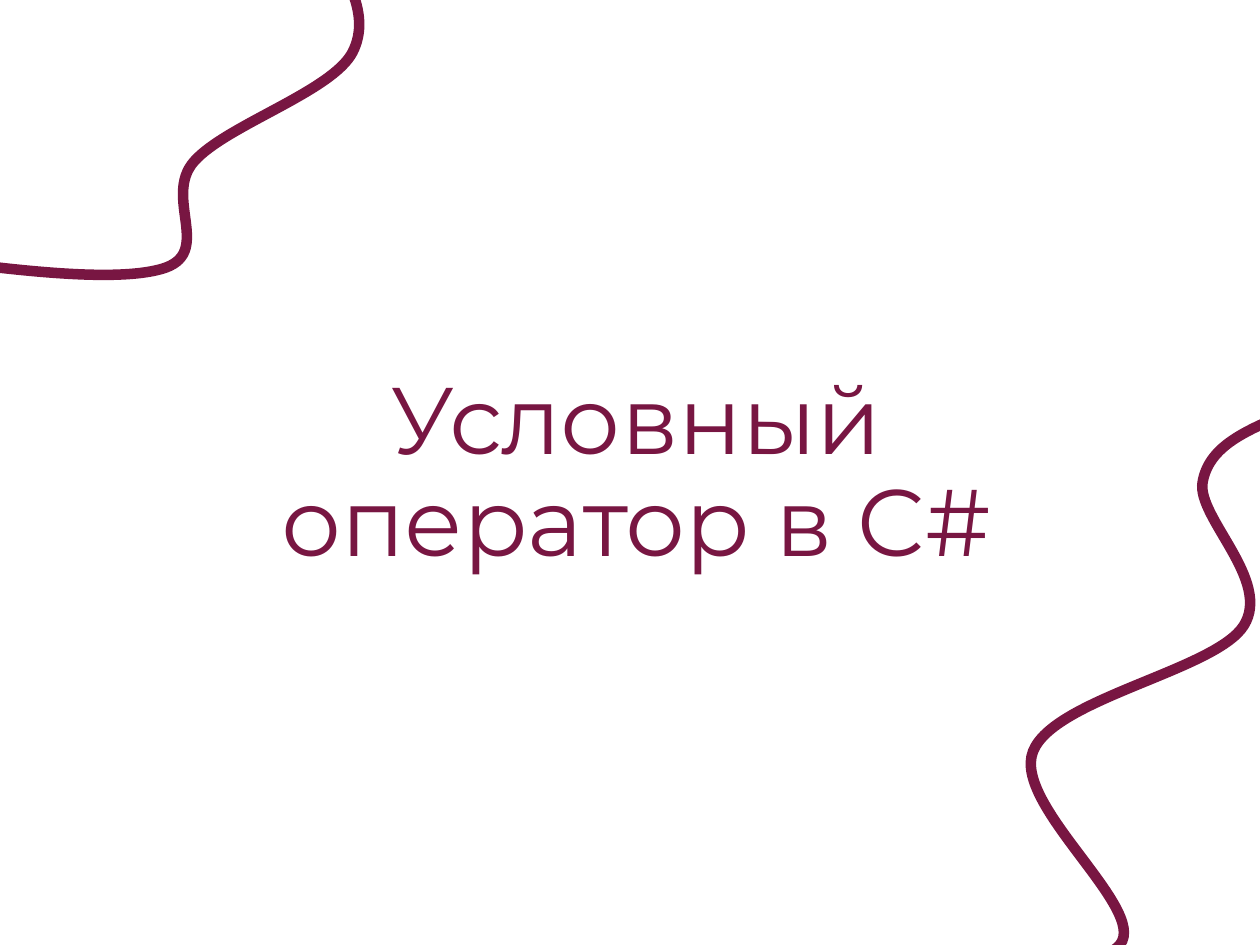
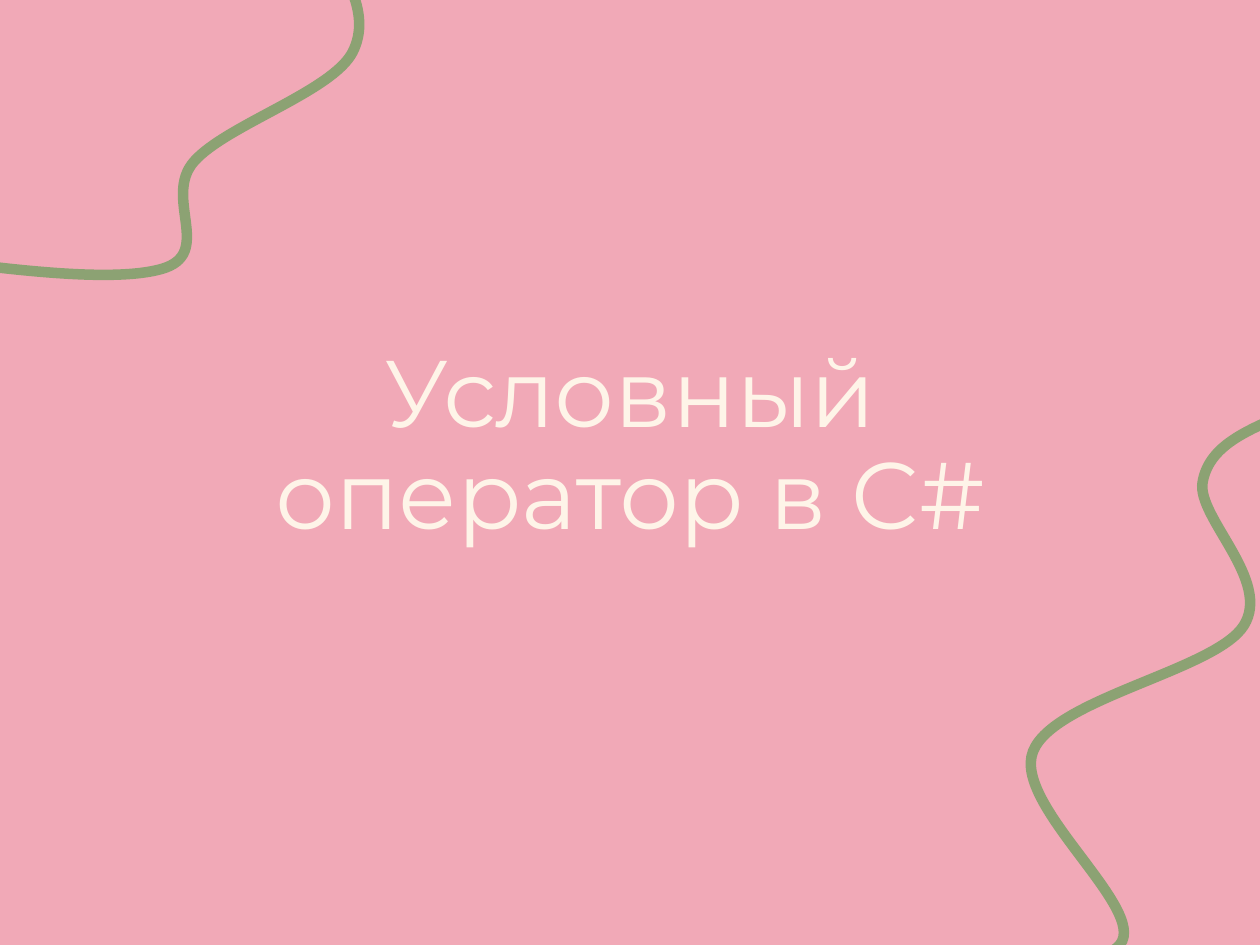
Before and after one commit to Svetlana184/SecondCourse, a slide deck: slide 2 of Презентация по программирвоанию _ Условный оператор в C#_.ppt (slide 1 before the commit). Drawn at 1260x945 pixels with LibreOffice and Linux fonts; fonts in the diff are those of the drawing. Boxes give left, top, right and bottom in pixels: in the first picture for what was removed or moved away, otherwise in the second. Text is boxed around its words. In the diff, an @@ line names an element or a change of style, - is before the commit and + after.

```diff
--- a/Презентация по программирвоанию _ Условный оператор в C#_.ppt
+++ b/Презентация по программирвоанию _ Условный оператор в C#_.ppt
@@ background #FFFFFF to #F1A9B7 @@
@@ freeform shape at <box>0,0,390,387</box>: outline #781642 6.01 pt to #8CA273 6.01 pt @@
@@ title "Условный оператор в C#": place and size @@
-title "Условный оператор в C#" at <box>281,385,991,575</box>
+title "Условный оператор в C#" at <box>275,358,985,547</box>
@@ title "Условный оператор в C#" at <box>275,358,985,547</box>: text colour #781642 to #FEF4E8 @@
@@ freeform shape at <box>868,417,1260,945</box>: outline #781642 6.01 pt to #8CA273 6.01 pt @@
```
Also in this commit, not shown: 15 other slides changed, 5 slides added, 1 slide removed, 2 other files.
